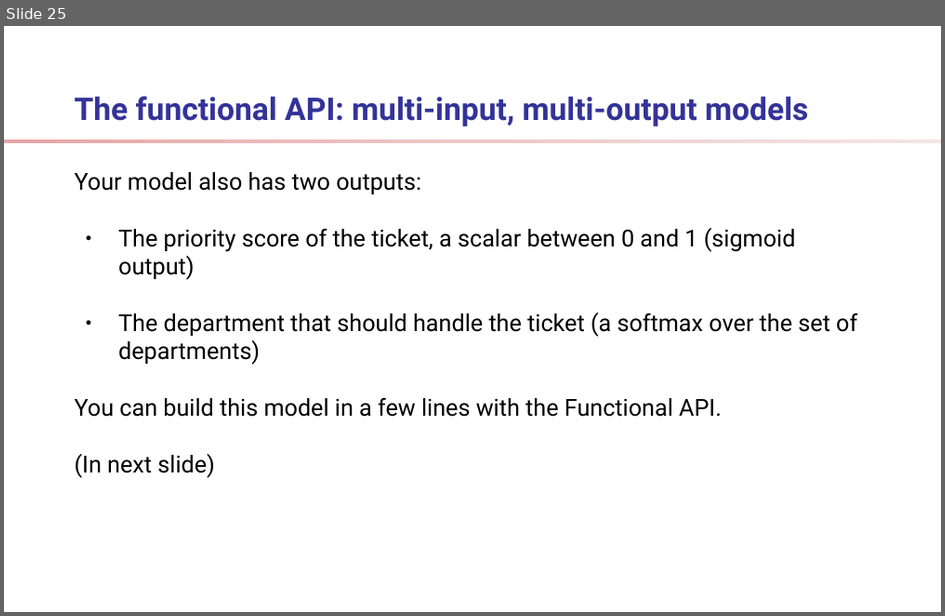
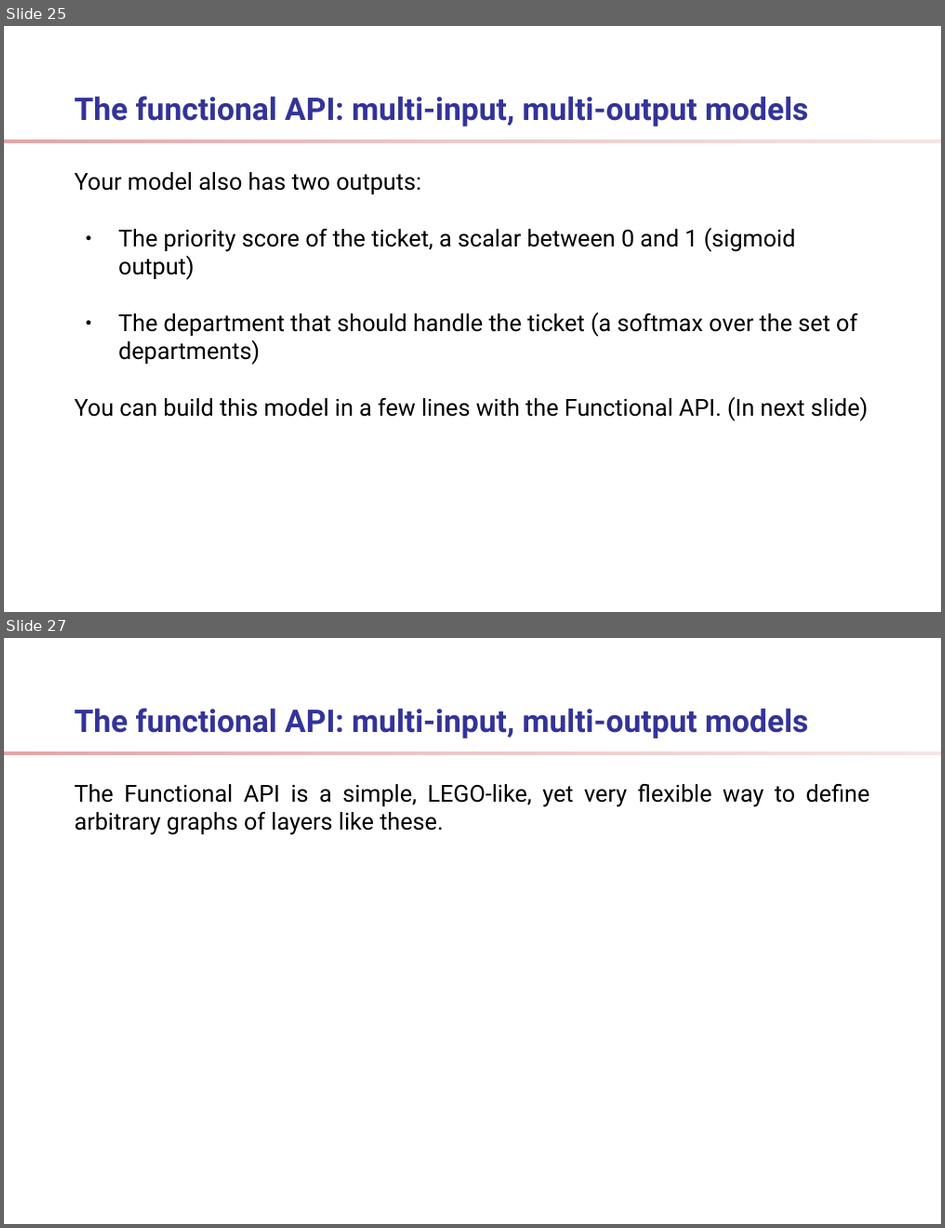
Before and after one commit to ShelpAm/learn-deep-learning, a slide deck: docs/presentation.odp. Shown one above the other, each under a label of ours: slide 25 before the commit, slides 25 and 27 after it; the slides between them are not shown. The pictures are 945x616 and 945x1228 pixels, drawn with LibreOffice and Linux fonts; fonts in the diff are those of the drawing; background and template pictures are left out. Boxes give left, top, right and bottom in pixels: in the first picture for what was removed or moved away, otherwise in the second. Text is boxed around its words. In the diff, an @@ line names an element or a change of style, - is before the commit and + after.

```diff
--- a/docs/presentation.odp
+++ b/docs/presentation.odp
@@ slide 27 added at (x1=4, y1=638, x2=941, y2=1224), background #FFFFFF; not listed: 1 template element that a slide beside it also shows @@
@@ title added at (x1=75, y1=708, x2=808, y2=738), 24 pt, text #333399, bold @@
+The functional API: multi-input, multi-output models
@@ text added at (x1=75, y1=784, x2=871, y2=835), 18 pt, text #000000 @@
+The Functional API is a simple, LEGO-like, yet very flexible way to define arbitrary graphs of layers like these.
@@ slide 25 changed as well @@
@@ text at (x1=75, y1=397, x2=869, y2=421): text changed @@
-You can build this model in a few lines with the Functional API.
-(In next slide)
+You can build this model in a few lines with the Functional API. (In next slide)
```
Also in this commit, not shown: 23 other slides changed, 32 other slides added, 2 slides removed, 29 other files.
